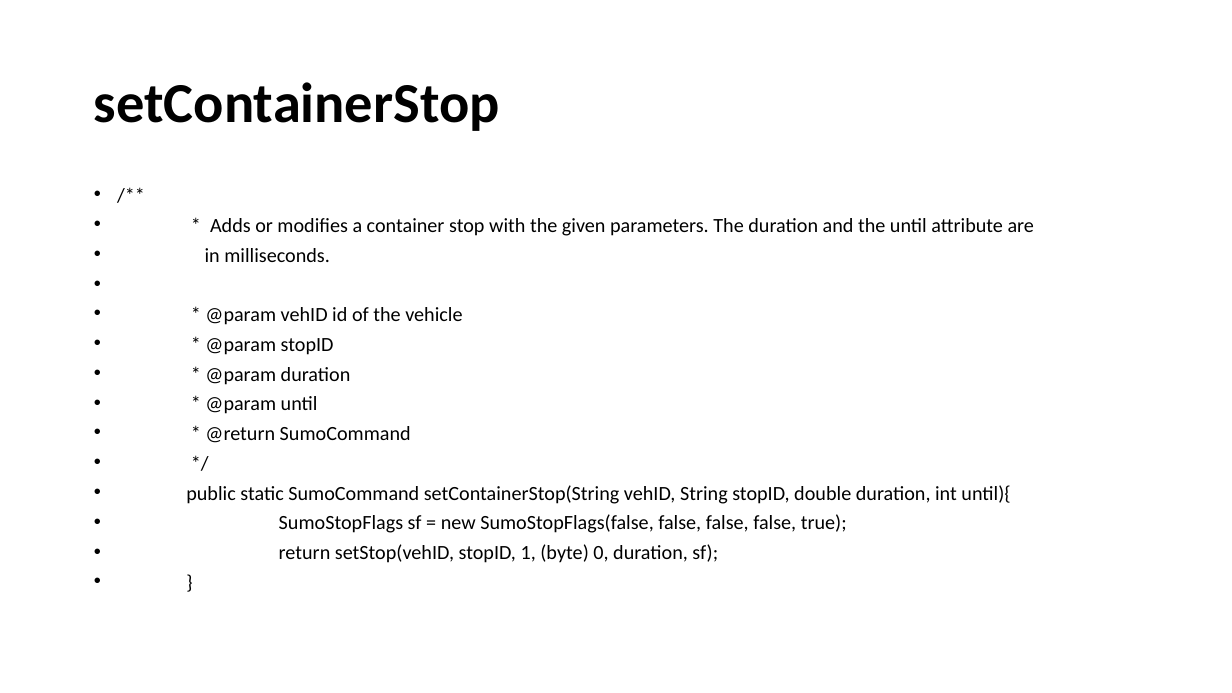
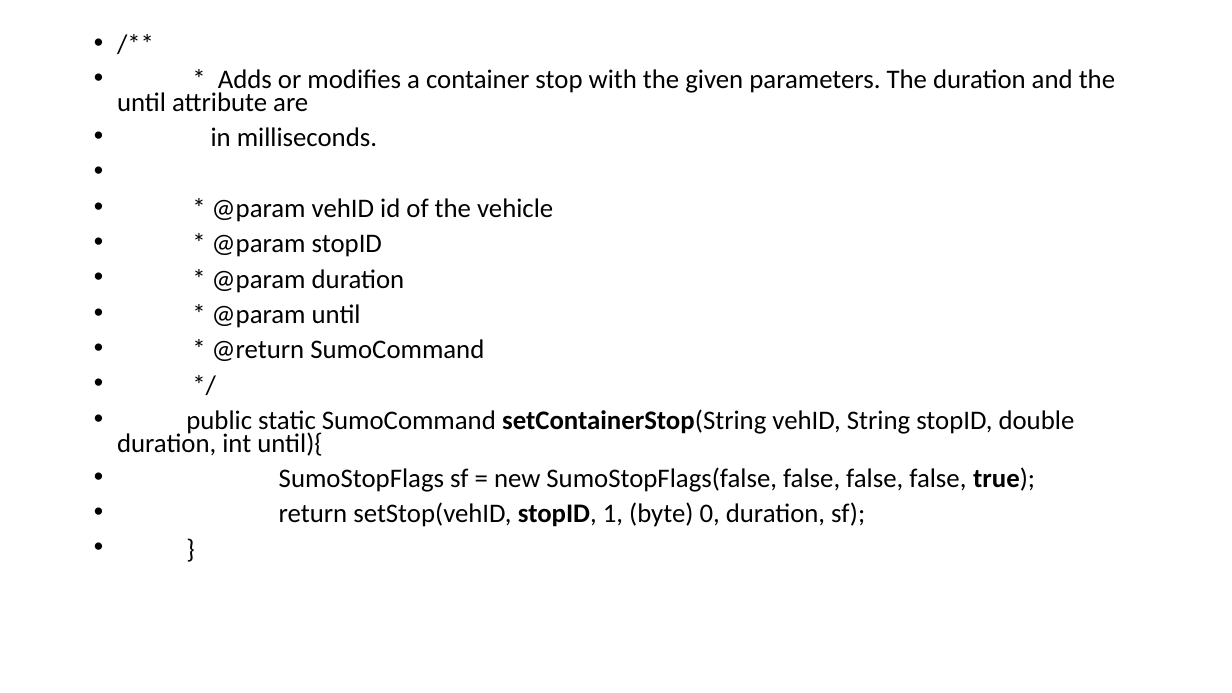
Before and after one commit to YenKang/Smart-Logistics-Plan, a slide deck: slide 46 of eclipse workspace/java_library/sumo_implementation recording.pptx. Drawn at 1232x693 pixels with LibreOffice and Linux fonts; fonts in the diff are those of the drawing. Boxes give left, top, right and bottom in pixels: in the first picture for what was removed or moved away, otherwise in the second. Text is boxed around its words. In the diff, an @@ line names an element or a change of style, - is before the commit and + after.

```diff
--- a/eclipse workspace/java_library/sumo_implementation recording.pptx
+++ b/eclipse workspace/java_library/sumo_implementation recording.pptx
@@ text "/**": place and size @@
-text "/**" at [186, 218, 1034, 563]
+text "/**" at [117, 69, 1115, 527]
@@ text "/**" at [117, 69, 1115, 527]: size 15.7 to 20.9 pt; bold on in "setContainerStop(String", "true);", "stopID," @@
@@ title removed at [94, 82, 500, 131] @@
-setContainerStop
```
Also in this commit, not shown: 3 other slides changed, 2 slides added, 2 other files.
